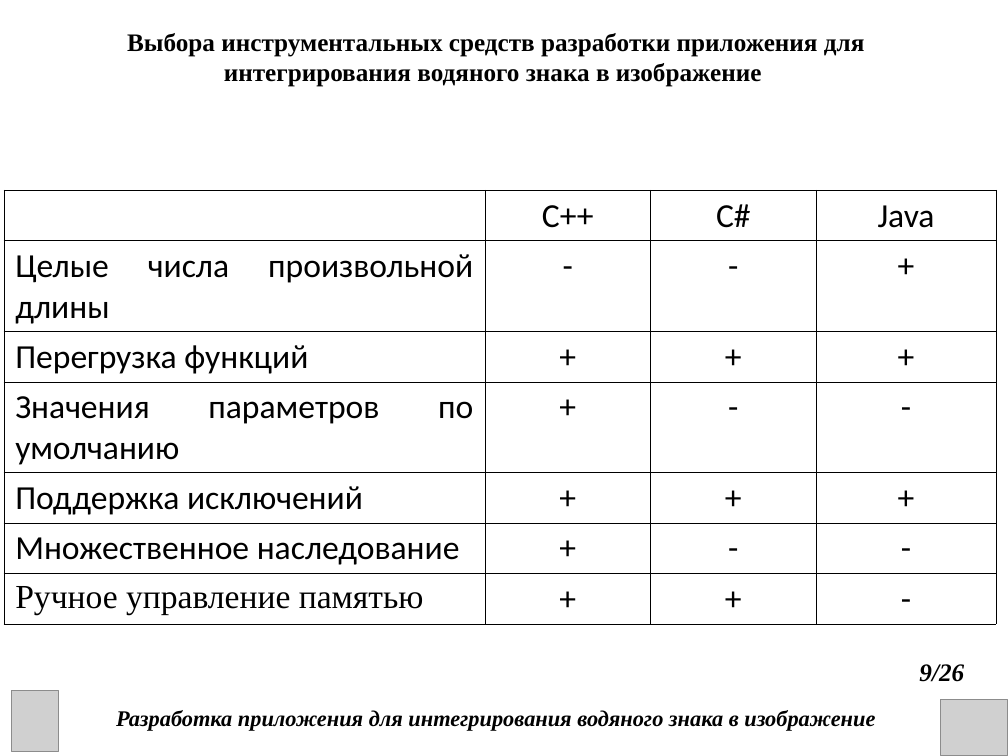
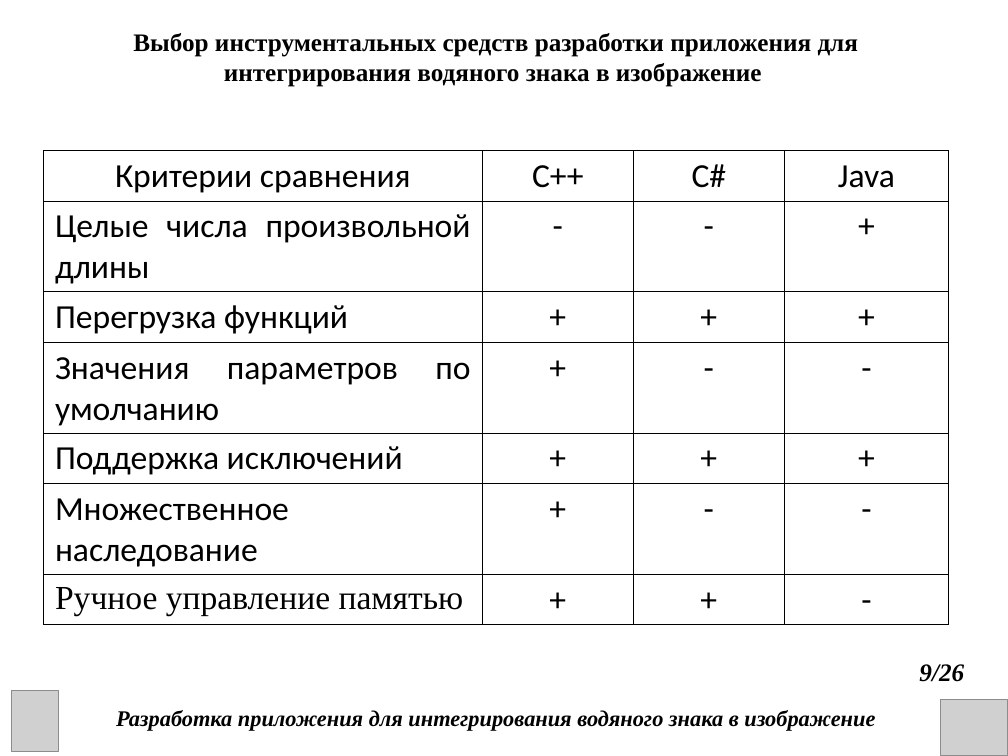
Before and after one commit to DanChoys1/DanChoys, a slide deck: slide 9 of КП презентация.ppt. Drawn at 1008x756 pixels with LibreOffice and Linux fonts; fonts in the diff are those of the drawing; grey boxes stand for pictures. Boxes give left, top, right and bottom in pixels: in the first picture for what was removed or moved away, otherwise in the second. Text is boxed around its words. In the diff, an @@ line names an element or a change of style, - is before the commit and + after.

```diff
--- a/КП презентация.ppt
+++ b/КП презентация.ppt
@@ text at (133,33,858,87): text changed @@
-Выбора инструментальных средств разработки приложения для интегрирования водяного знака в изображение
+Выбор инструментальных средств разработки приложения для интегрирования водяного знака в изображение
@@ table at (43,150,949,619) @@
-row 1, column 1: 
+row 1, column 1: Критерии сравнения
@@ table: place and size @@
-table at (4,191,996,619)
+table at (43,150,949,619)
```
Also in this commit, not shown: 10 other slides changed, 2 other files.
